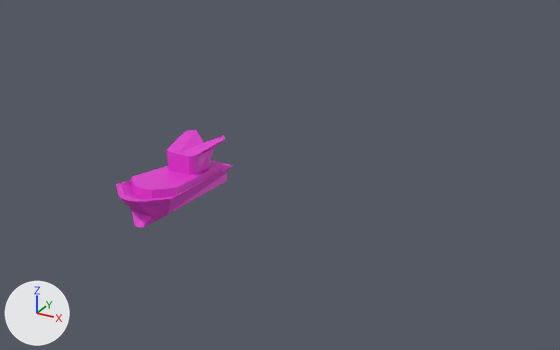
Two versions of the Blender file sandboxes/sandbox5/assets/untitled.blend, one commit apart.
One viewpoint serves both versions: a 50 mm lens placed at (17.8, -23.3, 14.2), pointed at (3.9, 2.0, 1.6). The lights are fixed; the arrows at lower left show +X, +Y and +Z.
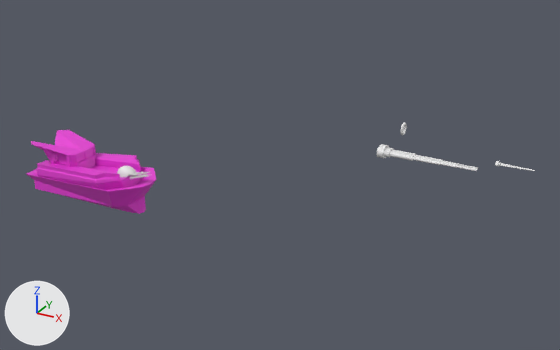
Boxes (x1, y1, x2, y2) around the edits, measured in the pictures (560 x 350 px):
'Cube', reshaped, moved, turned: before (116, 130, 233, 227); after (26, 130, 156, 214)
'Cilindro.003', added: after (377, 144, 478, 171)
'Esfera', added: after (117, 166, 136, 178)
'Cilindro', added: after (495, 161, 535, 171)
'Rosca', added: after (401, 122, 407, 135)
part 1 of me_cube, built on: before (131, 162, 221, 199); after (36, 153, 141, 190)
part 2 of me_cube, built on: before (167, 130, 225, 174); after (31, 130, 96, 167)

Diff of the bpy script that builds the scene:
```diff
--- a/sandboxes/sandbox5/assets/untitled.blend.py
+++ b/sandboxes/sandbox5/assets/untitled.blend.py
@@ me_cube @@
-me_cube.from_pydata(...)  # 142 vertices, 123 faces; spans x 0.0..1.35, y -0.3..5.97, z -1.0..1.23
+me_cube.from_pydata(...)  # 195 vertices, 162 faces, 4 loose edges; spans x 0.0..1.35, y -0.3..5.97, z -1.0..1.23
+# me_cube part 1
+# 3 vertices are removed from x 0.43..1.09, y 0.76..5.16, z -0.02..0.48
+# 6 faces are deleted
+# 23 vertices are added at x 0.34..1.25, y 0.76..5.21, z -0.17..0.78
+# 26 new faces join them
+# me_cube part 2
+# 8 vertices are removed from x 0.53..0.7, y 3.15..4.4, z 0.07..1.03
+# 26 faces are deleted
+# 6 vertices move from x 0.0..0.7, y 3.12..5.0, z 0.07..1.04 to x 0.0..0.59, y 3.15..4.95, z 0.11..1.01
+# 41 vertices are added at x 0.0..0.7, y 3.11..4.41, z -0.05..1.05
+# 4 loose edges are added
+# 45 new faces join them
 me_cube.materials.append(mat_material)
@@ ob_cube @@
 ob_cube = bpy.data.objects.new('Cube', me_cube)
-ob_cube.location = (-0.03, -2.62, 1.2)
+ob_cube.location = (-0.03, -1.66, 1.46)
+ob_cube.rotation_euler = (0.0, 0.0, 1.518)  # degrees (0, 0, 87)
 _m = ob_cube.modifiers.new('Mirror', 'MIRROR')
@@ ob_esfera @@
+ob_esfera = bpy.data.objects.new('Esfera', me_esfera)  # 121 vertices, 110 faces; spans x 0.0..0.98, y -0.98..0.92, z -1.0..1.0; modifiers MIRROR, SUBSURF
+ob_esfera.location = (-1.0, -1.59, 1.85)
+ob_esfera.rotation_euler = (0.202, 0.0496, 4.574)  # degrees (12, 2.8, 262)
+ob_esfera.scale = (0.354, 0.484, 0.434)
@@ ob_cilindro_003 @@
+ob_cilindro_003 = bpy.data.objects.new('Cilindro.003', me_cilindro_007)  # 221 vertices, 154 faces; spans x 0.0..1.0, y -1.0..1.0, z -1.0..28.3; modifiers MIRROR
+ob_cilindro_003.location = (8.32, 1.87, 3.5)
+ob_cilindro_003.rotation_euler = (1.571, 0.0, 158.7)  # degrees (90, 0, 93)
+ob_cilindro_003.scale = (0.328, 0.229, 0.124)
@@ ob_cilindro @@
+ob_cilindro = bpy.data.objects.new('Cilindro', me_cilindro_007.copy())  # modifiers MIRROR
+ob_cilindro.location = (12.37, 2.49, 3.6)
+ob_cilindro.rotation_euler = (1.571, 0.0, 158.7)  # degrees (90, 0, 93)
+ob_cilindro.scale = (0.121, 0.0843, 0.0457)
@@ ob_rosca @@
+ob_rosca = bpy.data.objects.new('Rosca', me_rosca)  # a torus around z (ring radius 1.0, tube radius 0.25) spanning x -1.25..1.25, y -1.25..1.25, z -0.25..0.25
+ob_rosca.location = (7.27, 6.98, 2.54)
+ob_rosca.rotation_euler = (4.778, -1.699, 4.681)  # degrees (274, -97, 268)
+ob_rosca.scale = (0.229, 0.229, 0.229)
```
